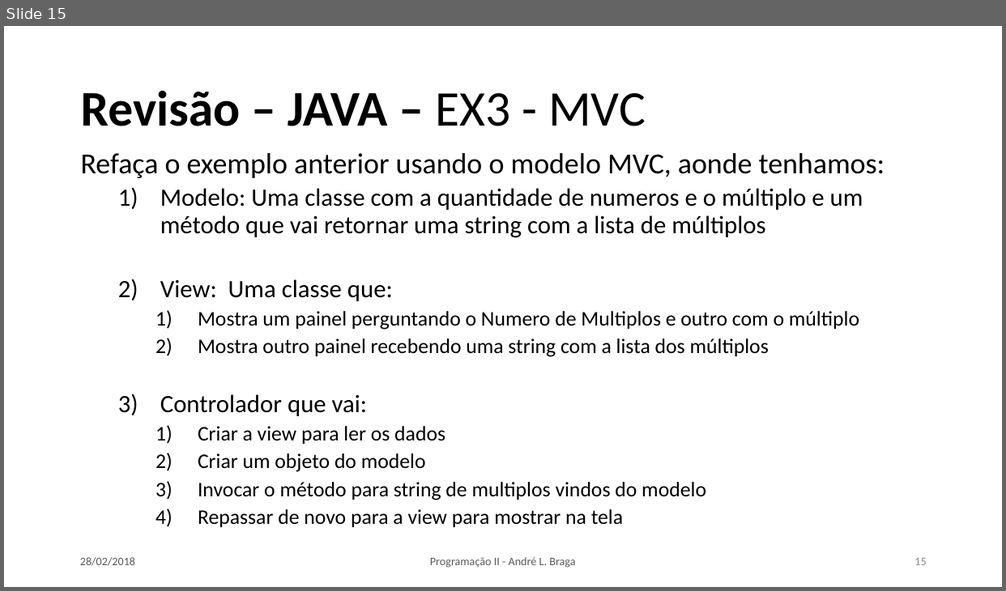
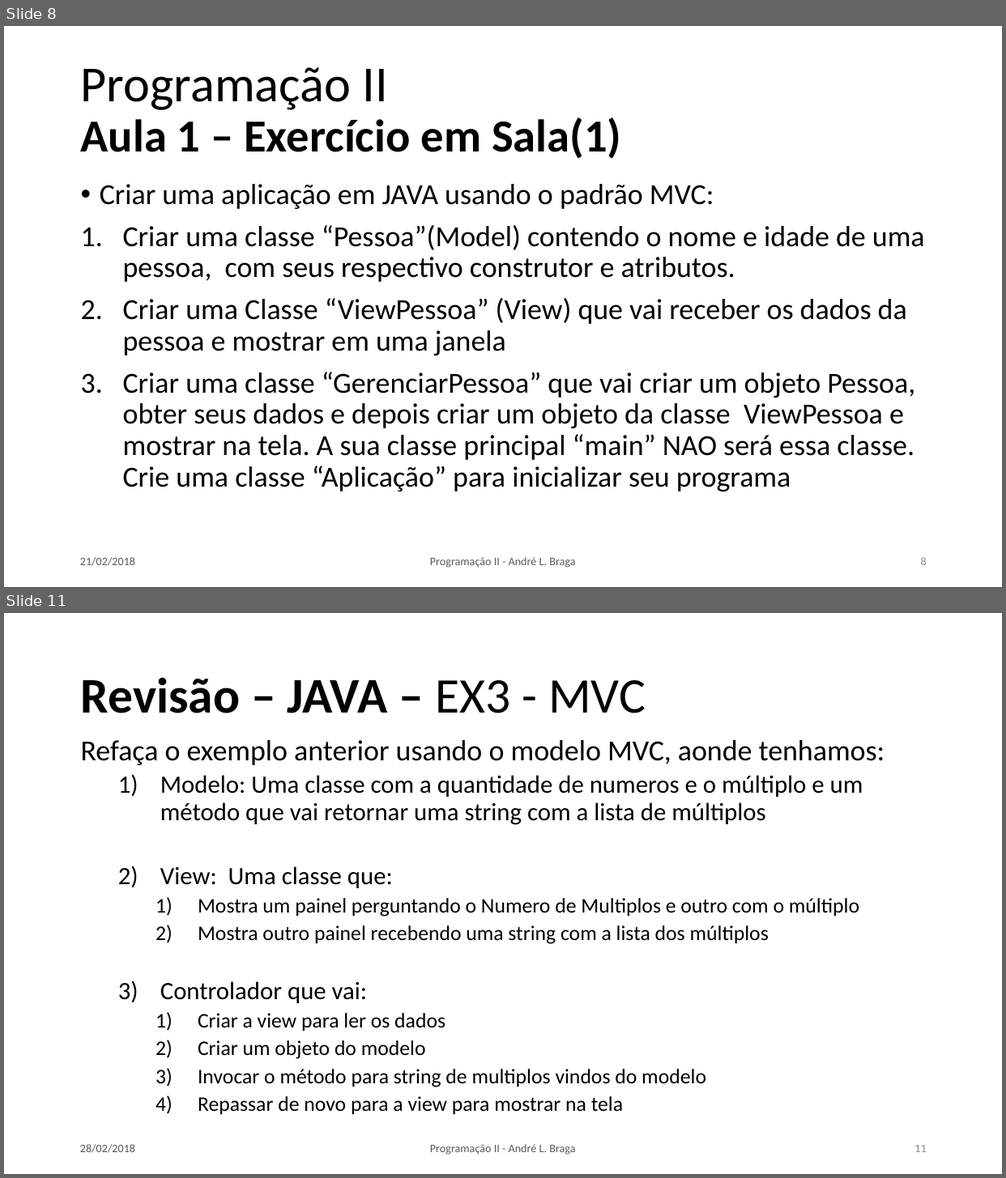
Before and after one commit to LeoCaronezi/CURSOS, a slide deck: Programacao II/SLIDES/PII_Aula_02.pptx. Shown one above the other, each under a label of ours: slide 15 before the commit, slides 8 and 11 after it; the slides between them are not shown. The pictures are 1006x591 and 1006x1178 pixels, drawn with LibreOffice and Linux fonts; fonts in the diff are those of the drawing. Boxes give left, top, right and bottom in pixels: in the first picture for what was removed or moved away, otherwise in the second. Text is boxed around its words. In the diff, an @@ line names an element or a change of style, - is before the commit and + after.

```diff
--- a/Programacao II/SLIDES/PII_Aula_02.pptx
+++ b/Programacao II/SLIDES/PII_Aula_02.pptx
@@ slide 8 added at (4,26,1002,587), background #FFFFFF @@
@@ title added at (81,67,621,159), 44.1 pt, text #000000, bold @@
+Programação II
+Aula 1 – Exercício em Sala(1)
@@ text added at (100,184,925,492), 28 pt, text #000000 @@
+• Criar uma aplicação em JAVA usando o padrão MVC:
+1. Criar uma classe “Pessoa”(Model) contendo o nome e idade de uma pessoa, com seus respectivo construtor e atributos.
+2. Criar uma Classe “ViewPessoa” (View) que vai receber os dados da pessoa e mostrar em uma janela
+3. Criar uma classe “GerenciarPessoa” que vai criar um objeto Pessoa, obter seus dados e depois criar um objeto da classe ViewPessoa e mostrar na tela. A sua classe principal “main” NAO será essa classe. Crie uma classe “Aplicação” para inicializar seu programa
@@ text added at (80,557,135,566), 11 pt, text #595959 @@
+21/02/2018
@@ text added at (430,557,575,568), 11 pt, text #595959 @@
+Programação II - André L. Braga
@@ page number added at (921,557,927,565), 11 pt, text #8C8C8C @@
+8
@@ what was slide 15 is now slide 11 @@
@@ page number at (914,1145,926,1152): text changed @@
-15
+11
```
Also in this commit, not shown: 4 slides changed, 5 other slides added, 15 slides removed, 8 other files.
